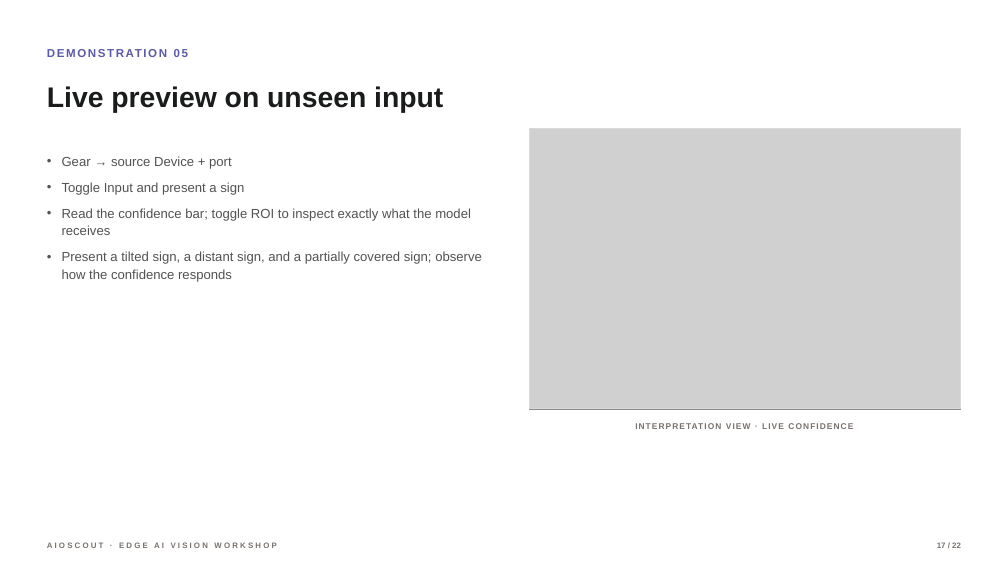
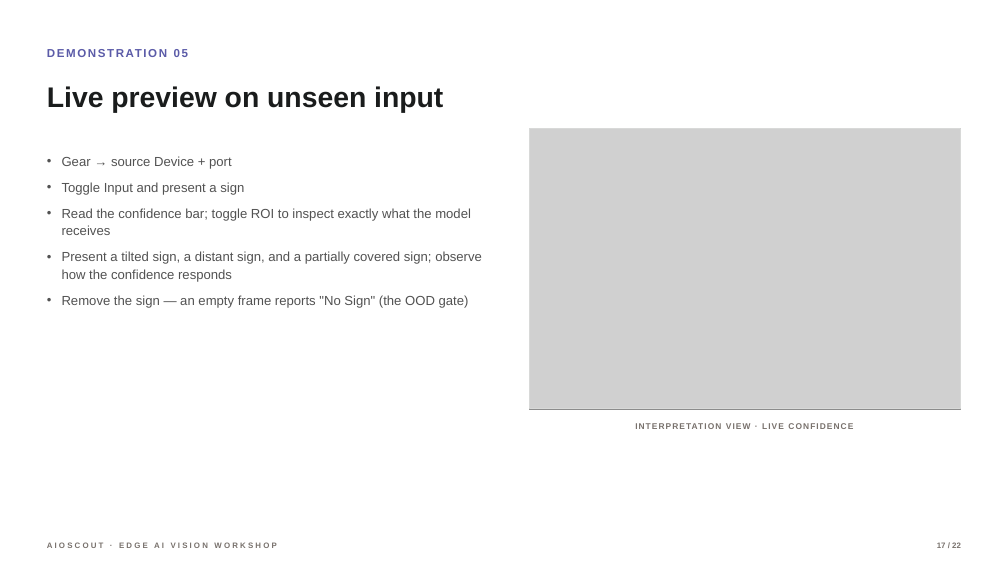
Before and after one commit to AIoScout/tutorial-materials, a slide deck: slide 17 of workshop/Edge_AI_Vision_Workshop_Slides.pptx. Drawn at 1008x567 pixels with LibreOffice and Linux fonts; fonts in the diff are those of the drawing; grey boxes stand for pictures. Boxes give left, top, right and bottom in pixels: in the first picture for what was removed or moved away, otherwise in the second. Text is boxed around its words. In the diff, an @@ line names an element or a change of style, - is before the commit and + after.

```diff
--- a/workshop/Edge_AI_Vision_Workshop_Slides.pptx
+++ b/workshop/Edge_AI_Vision_Workshop_Slides.pptx
@@ text at (62,295,469,308): paragraph added @@
+• Remove the sign — an empty frame reports "No Sign" (the OOD gate)
```
Also in this commit, not shown: 14 other files.
